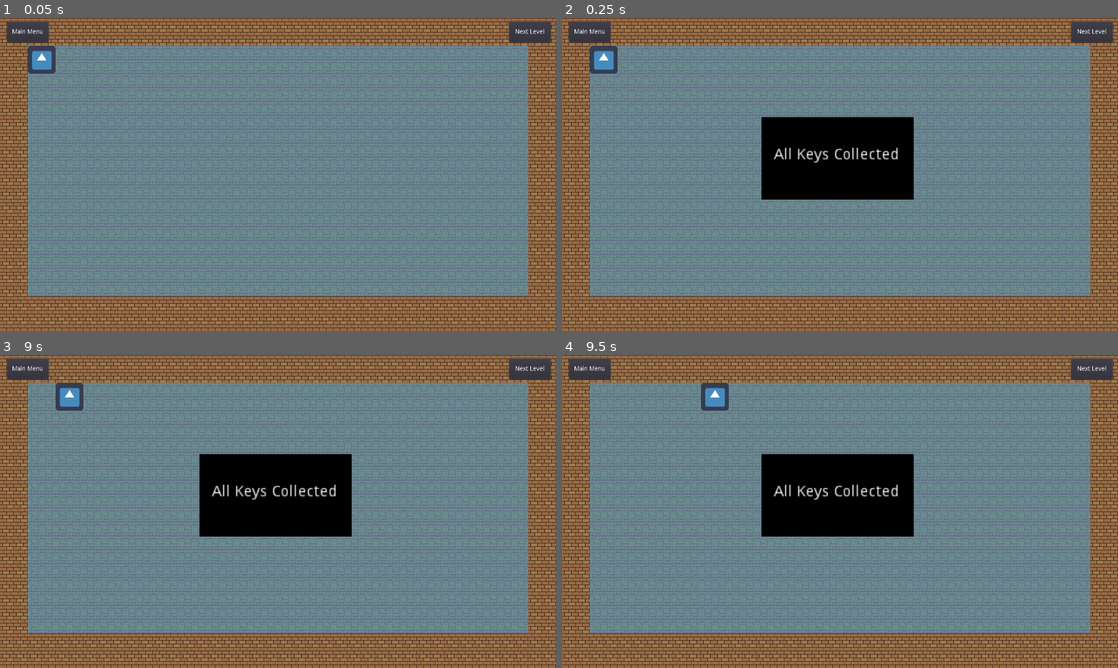
Above: before the commit, frames 1-4 (two rows, left to right).
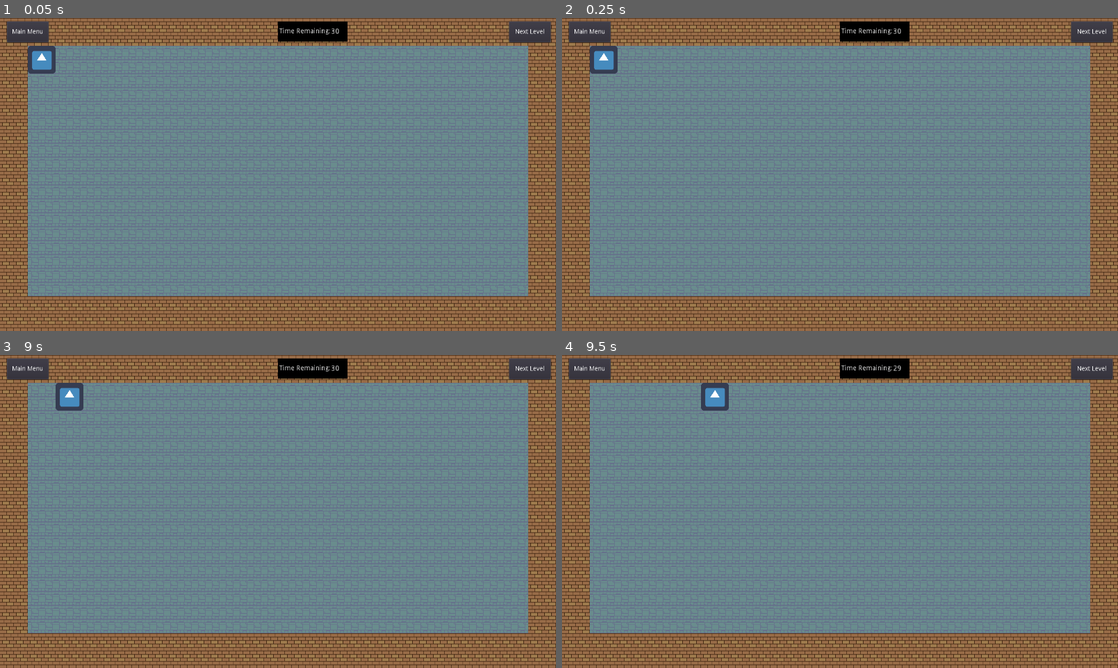
Above: after the commit, the same moments.

Repository: ryanstills/godot_test_game
Game: Godot game, scene res://scenes/Level.tscn
Two runs of this game, one before a commit and one after it. Both use one fixed random seed, a clock stepped at 60 frames per second and the inputs below. This scene is started directly instead of the project's main scene. The engine's default icon, where the game draws it, is replaced by a stand-in: a white triangle on a blue panel in a dark square.
Inputs:
- Up to frame 1 (0.05 s): no input
- Up to frame 2 (0.25 s): no input
- Up to frame 3 (9 s): click "Main Menu" at 0.5 s; click "Start Game" at 1.25 s; click "Next Level" at 2 s; tap Enter at 2.75, 4.25, 6.5 s; hold Right (ui_right) 2.78-3.53 s; tap Space at 3.5, 5, 7.25 s; hold Down (ui_down) 3.53-4.28 s; hold Right (ui_right) 4.28-5.03 s; hold Up (ui_up) 5.03-5.75 s; click "Next Level" at 5.75 s; hold Left (ui_left) 6.53-8.03 s; hold Down (ui_down) 8.03-8.78 s; hold Right (ui_right) from 8.78 s (still down)
- Up to frame 4 (9.5 s): keep holding Right (ui_right)

The runs differ from the first frame. In frame 1, 0.8% of the frame differs, in the area x 50-63%, y 1-8%; in frame 2, 8.0%, in the area x 35-64%, y 1-58%; in frame 3, 8.0%; in frame 4, 8.0%.

Commit message:
movement and collision now work correctly

Diff:
--- a/scenes/Level.tscn
+++ b/scenes/Level.tscn
@@ -147,5 +147,32 @@
 "
 align = 1
 valign = 1
+
+[node name="TimerBackground" type="ColorRect" parent="."]
+margin_left = 640.0
+margin_top = 8.0
+margin_right = 800.0
+margin_bottom = 54.0
+color = Color( 0, 0, 0, 1 )
+
+[node name="TimerLabel" type="Label" parent="TimerBackground"]
+margin_left = 3.0
+margin_top = 15.0
+margin_right = 110.0
+margin_bottom = 29.0
+rect_scale = Vector2( 1.1, 1.1 )
+text = "Time Remaining:"
+
+[node name="TimerText" type="Label" parent="TimerBackground"]
+margin_left = 122.0
+margin_top = 15.0
+margin_right = 162.0
+margin_bottom = 29.0
+rect_scale = Vector2( 1.2, 1.2 )
+text = "180"
+
+[node name="LevelTimer" type="Timer" parent="TimerBackground"]
+wait_time = 30.0
+one_shot = true
 [connection signal="pressed" from="MainMenuButton" to="." method="_on_MainMenuButton_pressed"]
 [connection signal="pressed" from="NextLevelButton" to="." method="_on_NextLevelButton_pressed"]
--- a/scripts/Level.gd
+++ b/scripts/Level.gd
@@ -18,19 +18,22 @@
 
 # Called when the node enters the scene tree for the first time.
 func _ready():
-	set_process(true)
-	key_count = 0
+	speed = speed
+	key_count = -1
 	game_state.level_state = {}
 	game_state.current_level = game_state.current_level + 1
 	game_state.level_history.push_front(game_state.current_level)
+
 	if game_state.level_files.has(game_state.current_level):
 		var level_content = utils.load_level_file(game_state.level_files[game_state.current_level])
 		level_setup(level_content)
+	set_process(true)
+	$TimerBackground/LevelTimer.start()
+
 
 func _process(delta):
 	var player = $Player
-	var move_list = []
-
+	updateTimerText()
 	if movement_time < 0.15:
 		movement_time += delta
 	else:
@@ -62,19 +65,24 @@
 			if valid:
 				process_move(player, prev_position, new_position, move_direction)
 
-		if key_count <= 0:
+		if key_count == 0:
 			$AllKeysCollectedLayer/AllKeysCollected.show()
+			set_process(false)
 
 func _on_MainMenuButton_pressed():
 	print("Returning to the Main Menu")
 # warning-ignore:return_value_discarded
+	$AllKeysCollectedLayer/AllKeysCollected.hide()
 	get_tree().change_scene("res://scenes/MainMenu.tscn")
 
 func _on_NextLevelButton_pressed():
 	print("Going to the next level")
 # warning-ignore:return_value_discarded
+	$AllKeysCollectedLayer/AllKeysCollected.hide()
 	get_tree().change_scene("res://scenes/LoadingScreen.tscn")
 
+func updateTimerText():
+	$TimerBackground/TimerText.set_text(str(round($TimerBackground/LevelTimer.time_left)))
 func move_valid(block, move_direction, new_position):
 	var move_valid = false
 	if game_state.in_play_field(new_position):
@@ -103,10 +111,12 @@
 func process_move(moving_unit, prev_position, new_position, move_direction):
 
 	if game_state.block_exists_at_position(new_position) and !game_state.level_state[String(new_position)][0].is_in_group("key"):
+
 		if game_state.block_exists_at_position(new_position + moves[move_direction]) and !game_state.level_state[String(new_position + moves[move_direction])][0].is_in_group("key") :
 			var breakable_block = game_state.level_state[String(new_position + moves[move_direction])][0]
 			game_state.level_state.erase(String(new_position + moves[move_direction]))
 			breakable_block.queue_free()
+
 		var block = game_state.level_state[String(new_position)][0]
 		block.position = new_position + moves[move_direction]
 		game_state.update_level_state(new_position, new_position + moves[move_direction], block)
@@ -135,7 +145,7 @@
 	$MainMenuButton.hide()
 	$NextLevelButton.hide()
 
-	var count = 1
+	var count = 0
 	for i in range(1, level_content.keys().size()):
 		var key = str(i)
 		var block = null
@@ -187,13 +197,13 @@
 			game_state.level_state[String($Player.position)] = [$Player]
 		# sets up keys
 		elif level_content[key]["block_type"] == 9:
-			key_count = key_count + 1
-			block = Block.instance()
-			block.init(level_content[key]["block_type"], level_content[key]["position_x"], level_content[key]["position_y"])
-			add_child(block)
-
+			count = count + 1
+			block = Block.instance()
+			block.init(level_content[key]["block_type"], level_content[key]["position_x"], level_content[key]["position_y"])
+			add_child(block)
 		if block != null:
 			game_state.level_state[String(block.position)] = [block]
+	key_count = count
 
 	$MainMenuButton.disabled = false
 	$NextLevelButton.disabled = false
